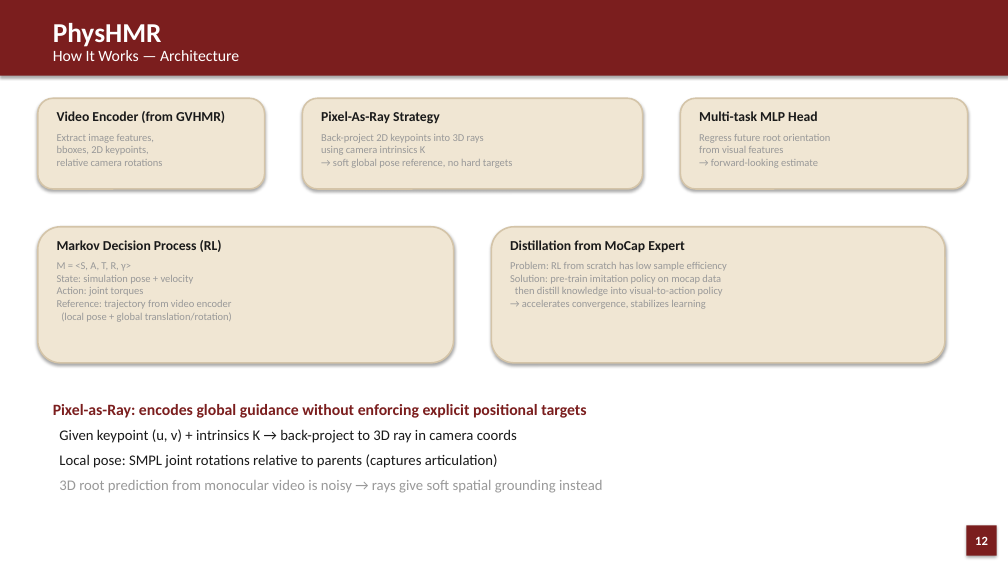
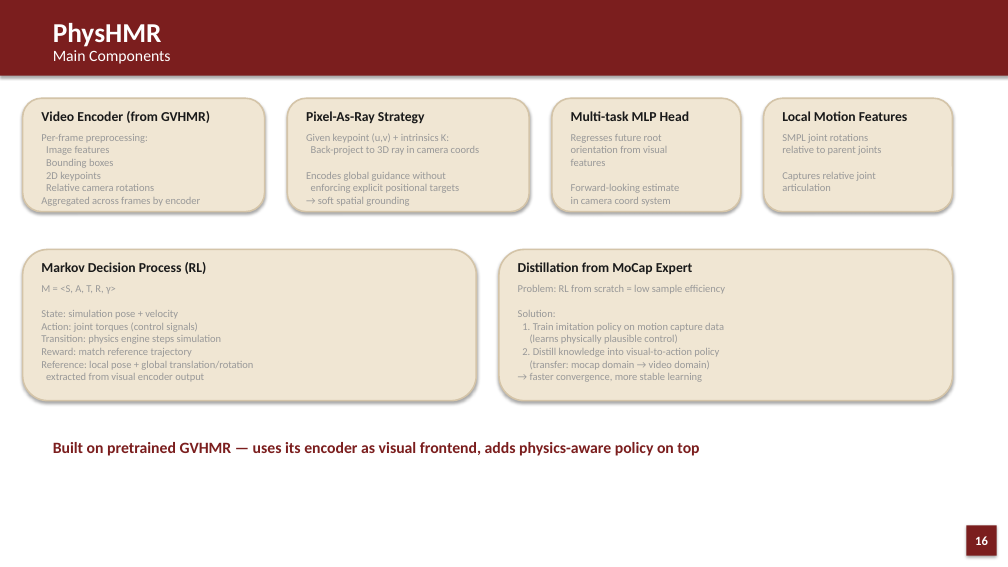
Before and after one commit to JCNTH/Pact3D, a slide deck: slide 16 of Paper_DeepDives.pptx (slide 12 before the commit). Drawn at 1008x567 pixels with LibreOffice and Linux fonts; fonts in the diff are those of the drawing. Boxes give left, top, right and bottom in pixels: in the first picture for what was removed or moved away, otherwise in the second. Text is boxed around its words. In the diff, an @@ line names an element or a change of style, - is before the commit and + after.

```diff
--- a/Paper_DeepDives.pptx
+++ b/Paper_DeepDives.pptx
@@ text at [53, 50, 170, 64]: text changed @@
-How It Works — Architecture
+Main Components
@@ rounded rectangle: place and size @@
-rounded rectangle at [38, 98, 265, 189]
+rounded rectangle at [23, 98, 265, 212]
@@ text "Video Encoder (from GVHMR)": place and size @@
-text "Video Encoder (from GVHMR)" at [57, 111, 225, 123]
+text "Video Encoder (from GVHMR)" at [41, 111, 210, 123]
@@ rounded rectangle: place and size @@
-rounded rectangle at [302, 98, 643, 189]
+rounded rectangle at [287, 98, 529, 212]
@@ text "Pixel-As-Ray Strategy": place and size @@
-text "Pixel-As-Ray Strategy" at [321, 111, 440, 124]
+text "Pixel-As-Ray Strategy" at [306, 111, 425, 124]
@@ rounded rectangle: place and size @@
-rounded rectangle at [681, 98, 968, 189]
+rounded rectangle at [552, 98, 741, 212]
@@ text "Multi-task MLP Head": place and size @@
-text "Multi-task MLP Head" at [699, 111, 817, 121]
+text "Multi-task MLP Head" at [571, 111, 689, 121]
@@ rounded rectangle: place and size @@
-rounded rectangle at [38, 227, 454, 363]
+rounded rectangle at [764, 98, 953, 212]
@@ text added at [782, 111, 908, 121], 13 pt, text #1A1A1A, bold @@
+Local Motion Features
@@ text at [41, 134, 200, 206]: text changed @@
-Extract image features,
-bboxes, 2D keypoints,
-relative camera rotations
+Per-frame preprocessing:
+Image features
+Bounding boxes
+2D keypoints
+Relative camera rotations
+Aggregated across frames by encoder
@@ text at [306, 134, 479, 206]: text changed @@
-Back-project 2D keypoints into 3D rays
-using camera intrinsics K
-→ soft global pose reference, no hard targets
+Given keypoint (u,v) + intrinsics K:
+Back-project to 3D ray in camera coords
+Encodes global guidance without
+enforcing explicit positional targets
+→ soft spatial grounding
@@ text at [571, 134, 679, 206]: text changed @@
-Regress future root orientation
-from visual features
-→ forward-looking estimate
+Regresses future root
+orientation from visual
+features
+Forward-looking estimate
+in camera coord system
@@ text added at [782, 134, 881, 191], 10 pt, text #999999 @@
+SMPL joint rotations
+relative to parent joints
+Captures relative joint
+articulation
@@ rounded rectangle: place and size @@
-rounded rectangle at [492, 227, 945, 363]
+rounded rectangle at [23, 250, 476, 401]
@@ text "Markov Decision Process (RL)": place and size @@
-text "Markov Decision Process (RL)" at [57, 240, 222, 252]
+text "Markov Decision Process (RL)" at [41, 262, 207, 274]
@@ rounded rectangle added at [499, 250, 953, 401], fill #F0E6D3, outline #D4C4A8 1.5 pt @@
@@ text "Distillation from MoCap Expert": place and size @@
-text "Distillation from MoCap Expert" at [510, 240, 685, 252]
+text "Distillation from MoCap Expert" at [518, 262, 693, 274]
@@ text at [41, 285, 254, 381]: text changed @@
-M = <S, A, T, R, γ>
-State: simulation pose + velocity
-Action: joint torques
-Reference: trajectory from video encoder
-(local pose + global translation/rotation)
+M = <S, A, T, R, γ>
+State: simulation pose + velocity
+Action: joint torques (control signals)
+Transition: physics engine steps simulation
+Reward: match reference trajectory
+Reference: local pose + global translation/rotation
+extracted from visual encoder output
@@ text at [518, 285, 725, 382]: text changed @@
-Problem: RL from scratch has low sample efficiency
-Solution: pre-train imitation policy on mocap data
-then distill knowledge into visual-to-action policy
-→ accelerates convergence, stabilizes learning
+Problem: RL from scratch = low sample efficiency
+Solution:
+1. Train imitation policy on motion capture data
+(learns physically plausible control)
+2. Distill knowledge into visual-to-action policy
+(transfer: mocap domain → video domain)
+→ faster convergence, more stable learning
@@ text removed at [53, 404, 603, 493] @@
-Pixel-as-Ray: encodes global guidance without enforcing explicit positional targets
-Given keypoint (u, v) + intrinsics K → back-project to 3D ray in camera coords
-Local pose: SMPL joint rotations relative to parents (captures articulation)
-3D root prediction from monocular video is noisy → rays give soft spatial grounding instead
@@ text added at [53, 442, 699, 456], 15 pt, text #7B1E1E, bold @@
+Built on pretrained GVHMR — uses its encoder as visual frontend, adds physics-aware policy on top
@@ text in rectangle at [975, 536, 988, 545]: text changed @@
-12
+16
```
Also in this commit, not shown: 9 other slides changed, 11 slides added, 6 slides removed, 1 other file.
